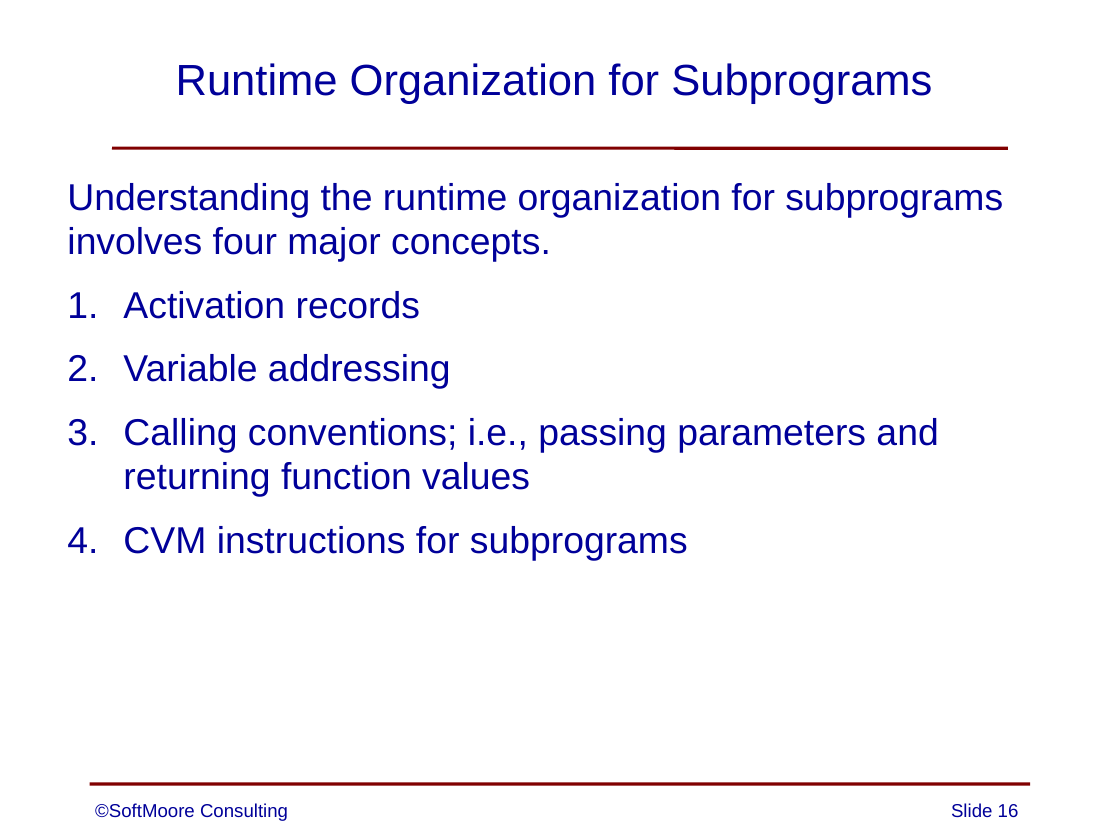
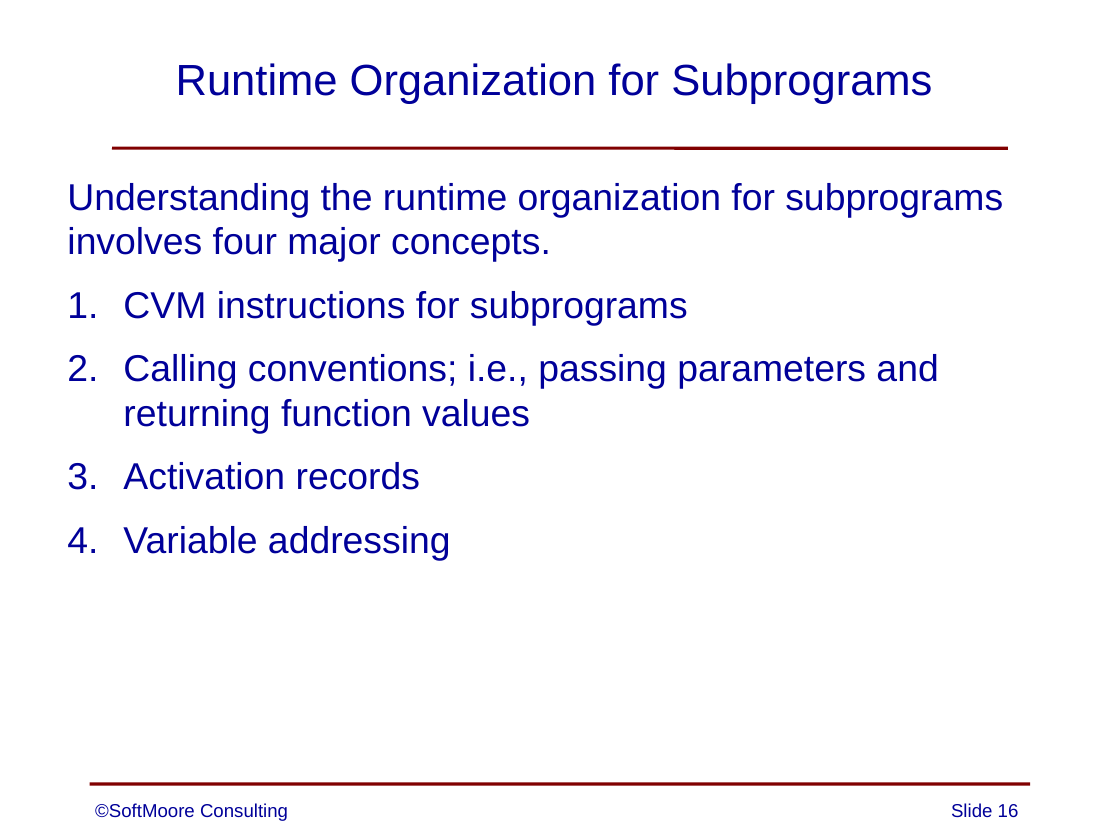
Before and after one commit to SoftMoore/CPRL-Kt-2nd, a slide deck: slide 16 of PowerPoints/13 - Subprograms.pptx. Drawn at 1120x840 pixels with LibreOffice and Linux fonts; fonts in the diff are those of the drawing. Boxes give left, top, right and bottom in pixels: in the first picture for what was removed or moved away, otherwise in the second. Text is boxed around its words. In the diff, an @@ line names an element or a change of style, - is before the commit and + after.

```diff
--- a/PowerPoints/13 - Subprograms.pptx
+++ b/PowerPoints/13 - Subprograms.pptx
@@ text at <box>123,291,938,434</box>: paragraphs added @@
+1. CVM instructions for subprograms
+2. Calling conventions; i.e., passing parameters and returning function values
@@ text at <box>123,418,938,561</box>: paragraphs removed @@
-3. Calling conventions; i.e., passing parameters and returning function values
-4. CVM instructions for subprograms
```
Also in this commit, not shown: 1 other slide changed, 2 other files.
